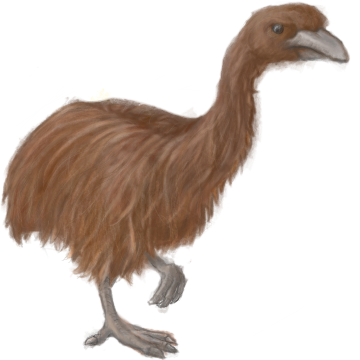
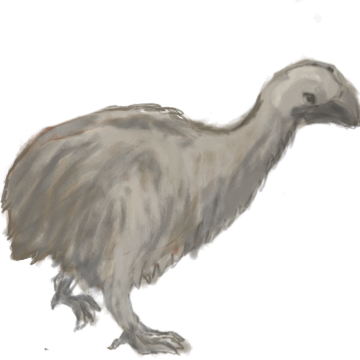
Comparing the layer stacks of the two 360 × 360 images. Changes:
added group "Eat" with 7 layers above "WALK" over (0, 0, 360, 360)
added layer "Copy of Paint Layer 3" (1st of 19, in "Eat") in group "Eat" over (0, 0, 360, 360)
added layer "Copy of Paint Layer 3" (2nd of 19, in "Eat") in group "Eat" over (0, 0, 360, 360)
added layer "Copy of Paint Layer 3" (3rd of 19, in "Eat") in group "Eat" over (0, 0, 360, 360)
added layer "Copy of Paint Layer 3" (4th of 19, in "Eat") in group "Eat" over (64, 0, 360, 320)
added layer "Paint Layer 5" (1st of 2, in "Eat") in group "Eat" over (0, 0, 360, 320)
added layer "Copy of Paint Layer 3" (5th of 19, in "Eat") in group "Eat" over (0, 0, 360, 360)
added layer "03_sketch" (1st of 2, in "Eat") in group "Eat" over (0, 0, 360, 360)
moved "Paint Layer 10" into group "GiantMoa", painted on it over (0, 0, 360, 360)
moved "Paint Layer 9" into group "GiantMoa", painted on it over (0, 0, 360, 360)
moved "Copy of Paint Layer 2" into group "GiantMoa", painted on it over (0, 0, 360, 360)
moved "Paint Layer 8" into group "GiantMoa" over (0, 0, 360, 360)
